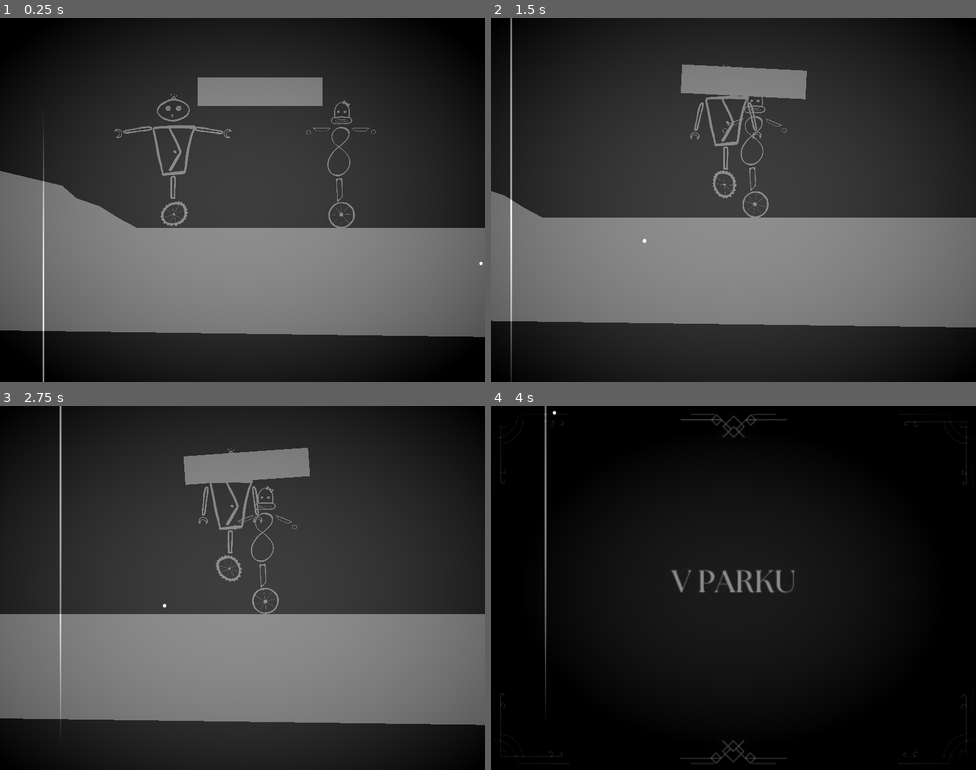
Above: before the commit, frames 1-4 (two rows, left to right).
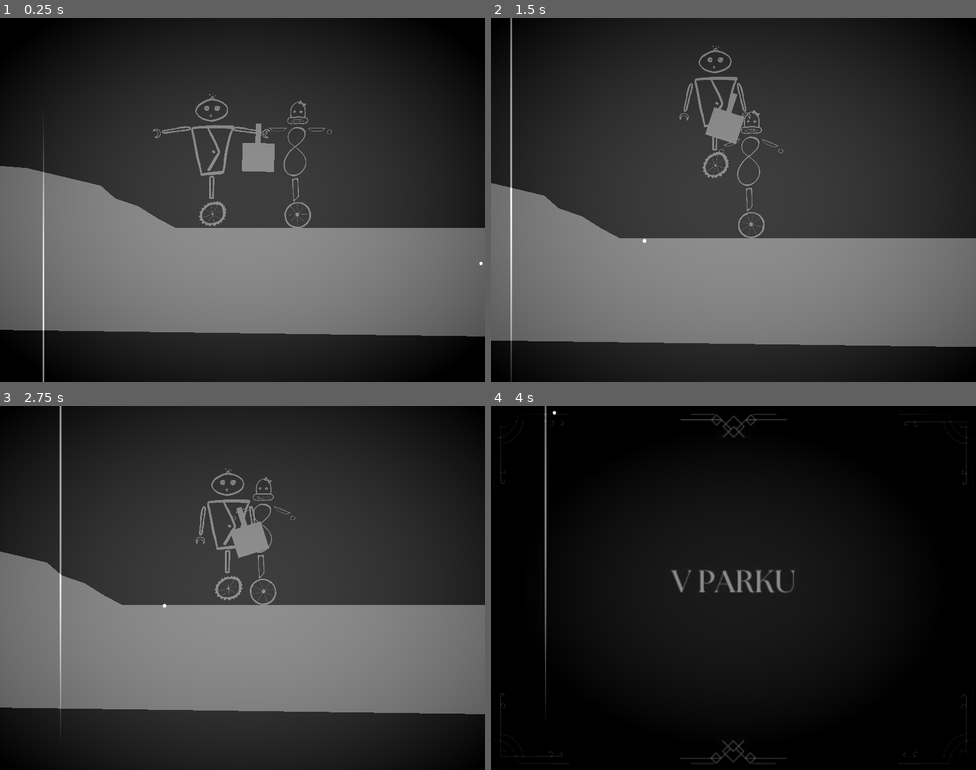
Above: after the commit, the same moments.

Repository: tombuben/KrehkeRobotickeSpoje
Game: Godot game, scene res://level_1.tscn
Two runs of this game, one before a commit and one after it. Both use one fixed random seed, a clock stepped at 60 frames per second and the inputs below.
Inputs:
- Up to frame 1 (0.25 s): no input
- Up to frame 2 (1.5 s): hold D (Player1Right) 0.53-1.28 s; tap K (Player2Down) at 0.6 s; hold S (Player1Down) from 1.28 s (still down); tap J (Player2Left) at 1.35 s
- Up to frame 3 (2.75 s): release S (Player1Down) at 2.03 s; hold D (Player1Right) from 2.03 s (still down); tap L (Player2Right) at 2.1 s
- Up to frame 4 (4 s): release D (Player1Right) at 2.78 s; hold W (Player1Up) 2.78-3.53 s; tap I (Player2Up) at 2.85 s; hold A (Player1Left) from 3.53 s (still down); hold C (SwitchCamera) from 3.53 s (still down)

The runs differ from the first frame. In frame 1, 5.9% of the frame differs, in the area x 0-100%, y 16-88%; in frame 2, 14%, in the area x 0-100%, y 7-91%; in frame 3, 11%; in frame 4, nothing differs.

Commit message:
frictiononone

Diff:
--- a/Friction.gd
+++ b/Friction.gd
@@ -1,8 +1,6 @@
 extends Node2D
 
-@export var first : Node2D
-@export var second : Node2D
-
+var bodies : Array[Node]
 
 var body : RigidBody2D
 
@@ -17,7 +15,35 @@
 
 
 func _physics_process(delta):
-	var avgVelocity = (first.get_velocity() + second.get_velocity())/2
+	if len(bodies) == 0:
+		return
+
+	var avgVelocitySum : Vector2 = Vector2(0,0)
+	for collision in bodies:
+		var body : RigidBody2D
+		if collision is RigidBody2D:
+			body = collision as RigidBody2D
+		else:
+			var parent = collision.get_parent()
+			while (parent != null) and !(parent is RigidBody2D):
+				parent = parent.get_parent()
+
+			if !(parent is RigidBody2D):
+				continue
+			body = parent as RigidBody2D
+
+		avgVelocitySum = avgVelocitySum + body.linear_velocity
+
+	var avgVelocity : Vector2 = avgVelocitySum / len(bodies)
 	var diffVecloty = avgVelocity - body.linear_velocity
 	var gravityVec = Vector2(0,40000)
 	body.apply_force(diffVecloty*500 + gravityVec)
+
+
+func _on_krabice_body_entered(body):
+	if body not in bodies:
+		bodies.append(body)
+
+func _on_krabice_body_exited(body):
+	if body in bodies:
+		bodies.erase(body)
--- a/level_1.tscn
+++ b/level_1.tscn
@@ -19,8 +19,8 @@
 [sub_resource type="PhysicsMaterial" id="PhysicsMaterial_1c1xu"]
 friction = 0.0
 
-[sub_resource type="RectangleShape2D" id="RectangleShape2D_eqhxj"]
-size = Vector2(49.5146, 46)
+[sub_resource type="CircleShape2D" id="CircleShape2D_r7yqd"]
+radius = 4.8092
 
 [sub_resource type="RectangleShape2D" id="RectangleShape2D_iy1vu"]
 size = Vector2(510, 398)
@@ -42,7 +42,7 @@
 position = Vector2(674, 440)
 
 [node name="ona" parent="." instance=ExtResource("5_qh2jo")]
-position = Vector2(952, 446)
+position = Vector2(816, 446)
 player = 2
 
 [node name="CameraCenterer" type="Node2D" parent="." node_paths=PackedStringArray("pos1", "pos2")]
@@ -66,22 +66,21 @@
 grow_vertical = 2
 
 [node name="Krabice" type="RigidBody2D" parent="."]
-position = Vector2(817, 220)
+position = Vector2(751, 283)
 collision_layer = 7
 collision_mask = 7
 mass = 5.0
 physics_material_override = SubResource("PhysicsMaterial_1c1xu")
+center_of_mass_mode = 1
+center_of_mass = Vector2(0, 20)
 max_contacts_reported = 2
 contact_monitor = true
 
-[node name="Node2D" type="Node2D" parent="Krabice" node_paths=PackedStringArray("first", "second")]
+[node name="Node2D" type="Node2D" parent="Krabice"]
 script = ExtResource("4_uuuov")
-first = NodePath("../../ona")
-second = NodePath("../../sisoun")
 
 [node name="CollisionShape2D" type="CollisionShape2D" parent="Krabice"]
-scale = Vector2(4.12, 1)
-shape = SubResource("RectangleShape2D_eqhxj")
+shape = SubResource("CircleShape2D_r7yqd")
 
 [node name="ColorRect" type="ColorRect" parent="Krabice/CollisionShape2D"]
 anchors_preset = 8
@@ -89,10 +88,23 @@
 anchor_top = 0.5
 anchor_right = 0.5
 anchor_bottom = 0.5
-offset_left = -25.0
-offset_top = -24.0
-offset_right = 25.0
-offset_bottom = 23.0
+offset_left = -26.0
+offset_top = 31.0
+offset_right = 27.0
+offset_bottom = 78.0
+grow_horizontal = 2
+grow_vertical = 2
+
+[node name="ColorRect2" type="ColorRect" parent="Krabice/CollisionShape2D"]
+anchors_preset = 8
+anchor_left = 0.5
+anchor_top = 0.5
+anchor_right = 0.5
+anchor_bottom = 0.5
+offset_left = -5.0
+offset_top = -1.0
+offset_right = 4.0
+offset_bottom = 46.0
 grow_horizontal = 2
 grow_vertical = 2
 
@@ -145,4 +157,6 @@
 shape = SubResource("RectangleShape2D_iy1vu")
 
 [connection signal="body_entered" from="Krabice" to="." method="_on_krabice_body_entered"]
+[connection signal="body_entered" from="Krabice" to="Krabice/Node2D" method="_on_krabice_body_entered"]
+[connection signal="body_exited" from="Krabice" to="Krabice/Node2D" method="_on_krabice_body_exited"]
 [connection signal="body_entered" from="GoalTarget" to="." method="_on_goal_target_body_entered"]
--- a/level_2.tscn
+++ b/level_2.tscn
@@ -72,10 +72,8 @@
 max_contacts_reported = 2
 contact_monitor = true
 
-[node name="Node2D" type="Node2D" parent="Krabice" node_paths=PackedStringArray("first", "second")]
+[node name="Node2D" type="Node2D" parent="Krabice"]
 script = ExtResource("7_ushj2")
-first = NodePath("../../ona")
-second = NodePath("../../sisoun")
 
 [node name="CollisionShape2D" type="CollisionShape2D" parent="Krabice"]
 scale = Vector2(4.12, 1)
@@ -103,4 +101,6 @@
 shape = SubResource("RectangleShape2D_iy1vu")
 
 [connection signal="body_entered" from="Krabice" to="." method="_on_krabice_body_entered"]
+[connection signal="body_entered" from="Krabice" to="Krabice/Node2D" method="_on_krabice_body_entered"]
+[connection signal="body_exited" from="Krabice" to="Krabice/Node2D" method="_on_krabice_body_exited"]
 [connection signal="body_entered" from="GoalTarget" to="." method="_on_goal_target_body_entered"]
--- a/level_3.tscn
+++ b/level_3.tscn
@@ -19,6 +19,9 @@
 
 [sub_resource type="RectangleShape2D" id="RectangleShape2D_eqhxj"]
 size = Vector2(49.5146, 46)
+
+[sub_resource type="RectangleShape2D" id="RectangleShape2D_lf7m3"]
+size = Vector2(29.4114, 30)
 
 [sub_resource type="RectangleShape2D" id="RectangleShape2D_iy1vu"]
 size = Vector2(510, 398)
@@ -72,10 +75,8 @@
 max_contacts_reported = 2
 contact_monitor = true
 
-[node name="Node2D" type="Node2D" parent="Krabice" node_paths=PackedStringArray("first", "second")]
+[node name="Node2D" type="Node2D" parent="Krabice"]
 script = ExtResource("7_ymntq")
-first = NodePath("../../ona")
-second = NodePath("../../sisoun")
 
 [node name="CollisionShape2D" type="CollisionShape2D" parent="Krabice"]
 scale = Vector2(4.12, 1)
@@ -94,6 +95,29 @@
 grow_horizontal = 2
 grow_vertical = 2
 
+[node name="Mimino" type="RigidBody2D" parent="."]
+position = Vector2(809, 162)
+collision_layer = 7
+collision_mask = 7
+mass = 5.0
+physics_material_override = SubResource("PhysicsMaterial_1c1xu")
+max_contacts_reported = 2
+contact_monitor = true
+
+[node name="Node2D" type="Node2D" parent="Mimino"]
+script = ExtResource("7_ymntq")
+
+[node name="CollisionShape2D" type="CollisionShape2D" parent="Mimino"]
+scale = Vector2(4.12, 1)
+shape = SubResource("RectangleShape2D_lf7m3")
+
+[node name="ColorRect" type="ColorRect" parent="Mimino/CollisionShape2D"]
+offset_left = -15.0
+offset_top = -15.0
+offset_right = 16.045
+offset_bottom = 15.03
+scale = Vector2(0.956, 1)
+
 [node name="GoalTarget" type="Area2D" parent="."]
 position = Vector2(3202, 368)
 script = ExtResource("8_os6pc")
@@ -103,4 +127,7 @@
 shape = SubResource("RectangleShape2D_iy1vu")
 
 [connection signal="body_entered" from="Krabice" to="." method="_on_krabice_body_entered"]
+[connection signal="body_entered" from="Krabice" to="Mimino/Node2D" method="_on_krabice_body_entered"]
+[connection signal="body_exited" from="Krabice" to="Krabice/Node2D" method="_on_krabice_body_exited"]
+[connection signal="body_entered" from="Mimino" to="." method="_on_krabice_body_entered"]
 [connection signal="body_entered" from="GoalTarget" to="." method="_on_goal_target_body_entered"]
--- a/pandulak.tscn
+++ b/pandulak.tscn
@@ -28,7 +28,7 @@
 friction = 0.0
 
 [sub_resource type="CapsuleShape2D" id="CapsuleShape2D_eivqm"]
-height = 83.27
+height = 176.0
 
 [node name="pandulak" type="Node2D"]
 position = Vector2(1, 2)
@@ -62,8 +62,7 @@
 
 [node name="telo" type="RigidBody2D" parent="."]
 position = Vector2(0, -130)
-collision_layer = 0
-collision_mask = 0
+collision_layer = 2
 mass = 20.0
 gravity_scale = -1.0
 lock_rotation = true
@@ -122,7 +121,7 @@
 shape = SubResource("CapsuleShape2D_bu3hi")
 
 [node name="CollisionShape2D" type="CollisionShape2D" parent="telo"]
-position = Vector2(1, 47)
+position = Vector2(1, 19)
 shape = SubResource("CapsuleShape2D_eivqm")
 
 [node name="Sisoun-telo" type="Sprite2D" parent="telo"]
Not shown: 1 places in level_3.tscn that only renumber resources
